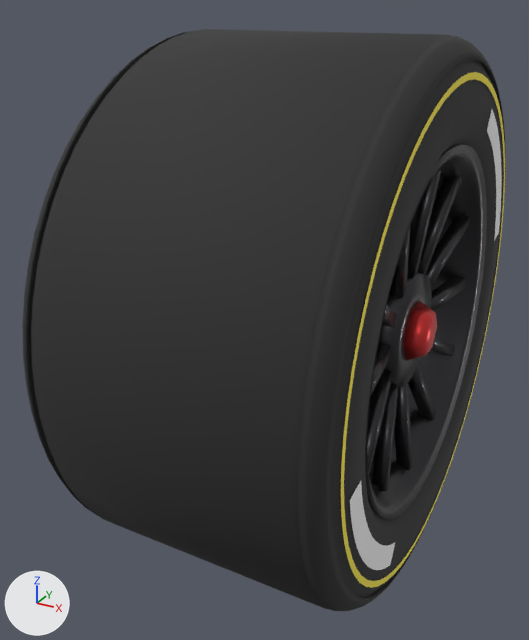
What one commit did to the glTF model content/wheels/f1.glb.
Rendered twice from a 50 mm lens placed at (0.405, -0.857, 0.397), pointed at (-0.048, -0.034, -0.015). Every picture has the same lights, and +X, +Y and +Z are marked at lower left. The first picture is the older version.

The first picture shows 'wheel_f1'.
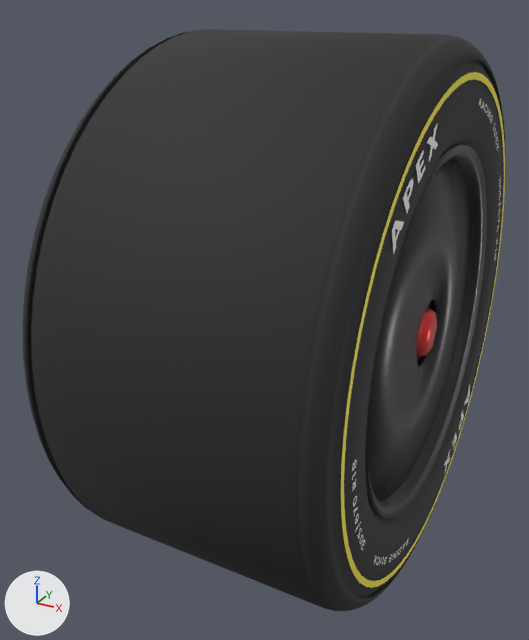
Scene script edits in JSON lines:
```json
{"op": "add", "block": "img_tyre_marks", "code": ["img_tyre_marks = load_image('tyre_marks', '_unpacked/tyre_marks', 2048, 160, 'sRGB')"]}
{"block": "mat_wheel_mark", "where": "n0 = _N.new('ShaderNodeBsdfPrincipled'); n0.name = 'Principled BSDF'"}
{"op": "remove", "block": "mat_wheel_mark", "code": "n0.inputs[0].default_value = (0.92, 0.92, 0.92, 1.0)  # 'Base Color', white #f6f6f6"}
{"op": "add", "block": "mat_wheel_mark", "code": "n2 = _N.new('ShaderNodeMath'); n2.name = 'Math'"}
{"op": "add", "block": "mat_wheel_mark", "code": "n2.operation = 'SUBTRACT'"}
{"op": "add", "block": "mat_wheel_mark", "code": "n2.inputs[0].default_value = 1.0  # 'Value'"}
{"op": "add", "block": "mat_wheel_mark", "code": "n3 = _N.new('ShaderNodeMath'); n3.name = 'Math.001'"}
{"op": "add", "block": "mat_wheel_mark", "code": "n3.operation = 'LESS_THAN'"}
{"op": "add", "block": "mat_wheel_mark", "code": "n4 = _N.new('ShaderNodeTexImage'); n4.name = 'Image Texture'"}
{"op": "add", "block": "mat_wheel_mark", "code": "n4.image = img_tyre_marks"}
{"op": "add", "block": "mat_wheel_mark", "code": "_L.new(n2.outputs[0], n0.inputs[4])  # 'Value' to 'Alpha'"}
{"op": "add", "block": "mat_wheel_mark", "code": "_L.new(n3.outputs[0], n2.inputs[1])  # 'Value' to 'Value'"}
{"op": "add", "block": "mat_wheel_mark", "code": "_L.new(n4.outputs[0], n0.inputs[0])  # 'Color' to 'Base Color'"}
{"op": "add", "block": "mat_wheel_mark", "code": "_L.new(n4.outputs[1], n3.inputs[0])  # 'Alpha' to 'Value'"}
{"op": "add", "block": "mat_wheel_cover", "code": ["mat_wheel_cover = principled_material('wheel_cover')", "mat_wheel_cover.base_color = (0.025, 0.025, 0.028)  # black #2c2c2f", "mat_wheel_cover.metallic = 0.4", "mat_wheel_cover.roughness = 0.35"]}
{"block": "me_wheel_f1", "where": "# used by ob_wheel_f1; location = (0.0, 0.0, 0.0)"}
{"op": "remove", "block": "me_wheel_f1", "code": "me_wheel_f1.from_pydata(...)  # 2390 vertices, 4360 faces; spans x -0.191..0.191, y -0.36..0.36, z -0.36..0.36"}
{"op": "add", "block": "me_wheel_f1", "code": "me_wheel_f1.from_pydata(...)  # 3314 vertices, 5544 faces; spans x -0.192..0.192, y -0.36..0.36, z -0.36..0.36"}
{"block": "me_wheel_f1", "change": "me_wheel_f1 part 1: a new loose piece of 386 vertices spanning x 0.192, y -0.313..0.313, z -0.313..0.313, in mat_wheel_mark"}
{"block": "me_wheel_f1", "change": "me_wheel_f1 part 2: a new loose piece of 256 vertices spanning x 0.16..0.174, y -0.219..0.219, z -0.219..0.219, in mat_wheel_cover (black #2c2c2f)"}
{"block": "me_wheel_f1", "change": "me_wheel_f1 part 3"}
{"block": "me_wheel_f1", "change": "26 vertices are removed from x 0.191, y 0.122..0.294, z 0.054..0.267"}
{"block": "me_wheel_f1", "change": "24 faces are deleted"}
{"block": "me_wheel_f1", "change": "me_wheel_f1 part 4"}
{"block": "me_wheel_f1", "change": "26 vertices are removed from x 0.191, y -0.294..-0.122, z -0.267..-0.054"}
{"block": "me_wheel_f1", "change": "24 faces are deleted"}
{"block": "me_wheel_f1", "change": "other edits to the shape of me_wheel_f1 do not show in these pictures"}
{"op": "add", "block": "me_wheel_f1", "code": "me_wheel_f1.materials.append(mat_wheel_cover)  # black #2c2c2f"}
```

What differs and where, as boxes (x1, y1, x2, y2) in the pictures (529 x 640 px):
```json
{"object": "wheel_f1", "change": "reshaped", "before": [22, 29, 505, 611], "after": [22, 29, 505, 611]}
{"part": 1, "of": "me_wheel_f1", "change": "added", "after": [352, 99, 501, 565]}
{"part": 2, "of": "me_wheel_f1", "change": "added", "after": [367, 160, 471, 499], "on screen": "black"}
{"part": 3, "of": "me_wheel_f1", "change": "deleted", "before": [487, 110, 502, 241]}
{"part": 4, "of": "me_wheel_f1", "change": "deleted", "before": [350, 481, 395, 570]}
```
